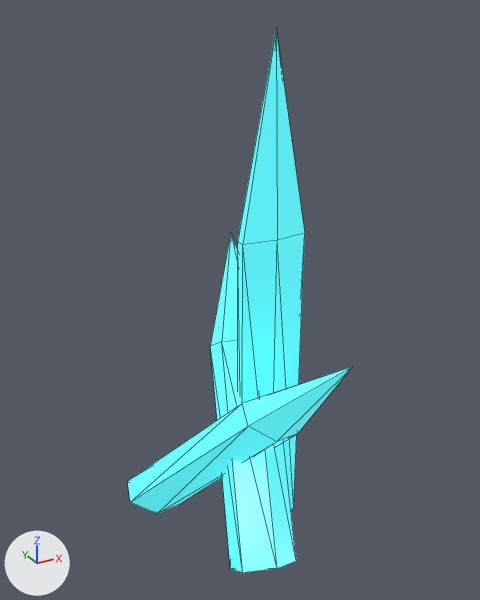
The glTF model public/models/props/cryst6.glb, before and after one commit.
One viewpoint serves both versions: a camera (50 mm lens) standing at (-4.55, -8.24, 9.24) and looking at (0.07, 0.17, 5.03). Lighting does not change. The marker at lower left points along +X, +Y and +Z. The picture after the commit comes second. Mesh edges are drawn as thin lines. Vertices at exactly the same position are counted once.

Names of what the first picture shows: 'shard'.
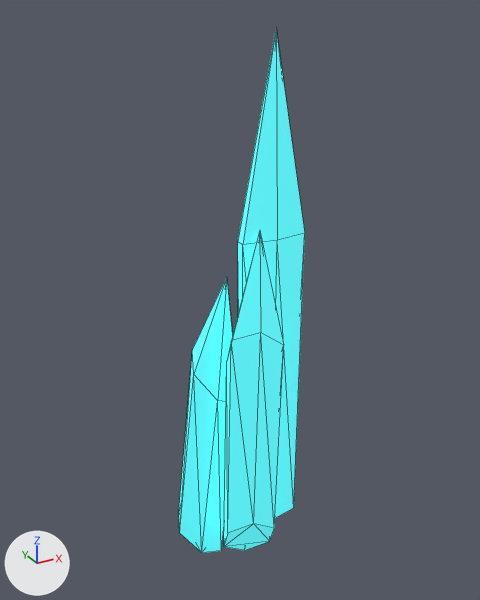
Diff of the bpy script that builds the scene:
```diff
--- a/public/models/props/cryst6.glb.py
+++ b/public/models/props/cryst6.glb.py
@@ me_shard @@
 # used by ob_shard; location = (0.0, 0.0, 0.0)
-me_shard.from_pydata(...)  # 39 vertices, 66 faces; spans x -1.73..1.1, y -1.64..1.86, z 0.63..9.0
-me_shard.vertices[13].co = (0.94, -1.64, 4.49)  # pixel (352, 366)
-me_shard.vertices[14].co = (-1.12, 1.47, 1.25)
-me_shard.vertices[15].co = (0.26, -0.33, 3.48)  # pixel (264, 396)
-me_shard.vertices[16].co = (-0.67, 1.36, 0.88)
-me_shard.vertices[17].co = (0.71, -0.44, 3.11)
-me_shard.vertices[18].co = (-0.75, 1.03, 0.67)  # pixel (179, 504)
-me_shard.vertices[19].co = (0.63, -0.76, 2.9)  # pixel (297, 433)
-me_shard.vertices[20].co = (-1.28, 0.82, 0.83)  # pixel (157, 513)
-me_shard.vertices[21].co = (0.1, -0.97, 3.06)  # pixel (276, 441)
-me_shard.vertices[22].co = (-1.73, 0.93, 1.2)  # pixel (130, 502)
-me_shard.vertices[23].co = (-0.35, -0.86, 3.43)  # pixel (248, 426)
-me_shard.vertices[24].co = (-1.65, 1.25, 1.41)  # pixel (127, 481)
-me_shard.vertices[25].co = (-0.27, -0.54, 3.64)  # pixel (242, 403)
-me_shard.vertices[26].co = (0.81, 1.86, 5.55)  # pixel (230, 232)
-me_shard.vertices[27].co = (-0.29, -0.87, 0.69)
-me_shard.vertices[28].co = (0.4, 1.12, 3.68)
-me_shard.vertices[29].co = (0.22, -1.07, 0.7)
-me_shard.vertices[30].co = (0.91, 0.92, 3.69)
-me_shard.vertices[31].co = (0.25, -1.43, 0.94)  # pixel (296, 561)
-me_shard.vertices[32].co = (0.94, 0.57, 3.92)
-me_shard.vertices[33].co = (-0.22, -1.59, 1.15)  # pixel (277, 568)
-me_shard.vertices[34].co = (0.47, 0.4, 4.14)
-me_shard.vertices[35].co = (-0.73, -1.39, 1.14)  # pixel (242, 572)
-me_shard.vertices[36].co = (-0.04, 0.6, 4.12)  # pixel (221, 341)
-me_shard.vertices[37].co = (-0.77, -1.03, 0.91)  # pixel (230, 569)
-me_shard.vertices[38].co = (-0.07, 0.96, 3.89)  # pixel (210, 346)
+me_shard.from_pydata(...)  # 39 vertices, 66 faces; spans x -1.1..1.1, y -0.4..0.4, z 0.0..9.0
+# me_shard part 1
+me_shard.vertices[13].co = (-0.16, 0.17, 5.47)  # pixel (226, 276)
+me_shard.vertices[14].co = (-0.64, 0.4, 0.95)
+me_shard.vertices[15].co = (-0.3, 0.33, 4.1)
+me_shard.vertices[16].co = (-0.25, 0.34, 0.37)
+me_shard.vertices[17].co = (0.08, 0.27, 3.53)
+me_shard.vertices[18].co = (-0.29, 0.23, 0.0)  # pixel (221, 550)
+me_shard.vertices[19].co = (0.04, 0.15, 3.16)
+me_shard.vertices[20].co = (-0.72, 0.17, 0.2)  # pixel (201, 552)
+me_shard.vertices[21].co = (-0.38, 0.1, 3.36)  # pixel (217, 400)
+me_shard.vertices[22].co = (-1.1, 0.23, 0.78)  # pixel (179, 533)
+me_shard.vertices[23].co = (-0.77, 0.15, 3.94)  # pixel (193, 374)
+me_shard.vertices[24].co = (-1.06, 0.34, 1.15)  # pixel (178, 512)
+me_shard.vertices[25].co = (-0.73, 0.27, 4.31)  # pixel (192, 349)
+me_shard.vertices[26].co = (0.23, -0.15, 6.25)  # pixel (259, 229)
+me_shard.vertices[27].co = (0.01, -0.14, 0.18)  # pixel (244, 550)
+me_shard.vertices[28].co = (0.14, -0.06, 3.83)
+me_shard.vertices[29].co = (0.49, -0.2, 0.23)  # pixel (269, 541)
+me_shard.vertices[30].co = (0.62, -0.13, 3.88)
+me_shard.vertices[31].co = (0.51, -0.33, 0.64)  # pixel (274, 528)
+me_shard.vertices[32].co = (0.64, -0.26, 4.29)  # pixel (283, 345)
+me_shard.vertices[33].co = (0.04, -0.4, 1.0)  # pixel (253, 523)
+me_shard.vertices[34].co = (0.17, -0.32, 4.65)  # pixel (260, 332)
+me_shard.vertices[35].co = (-0.45, -0.33, 0.95)  # pixel (227, 533)
+me_shard.vertices[36].co = (-0.31, -0.26, 4.6)  # pixel (231, 340)
+me_shard.vertices[37].co = (-0.46, -0.2, 0.54)  # pixel (223, 546)
+me_shard.vertices[38].co = (-0.33, -0.13, 4.19)  # pixel (226, 361)
 me_shard.materials.append(mat_cryst6)
```

Location of each change, (x1, y1, x2, y2) in pixels of the pictures (480 x 600 px; the box of a moved part takes in the faces that stretch with it):
'shard', reshaped (44% narrower)
    before: (127, 30, 352, 573)
    after: (179, 30, 305, 553)
part 1 of me_shard, moved or reshaped
    before: (127, 234, 352, 573)
    after: (179, 231, 284, 553)
